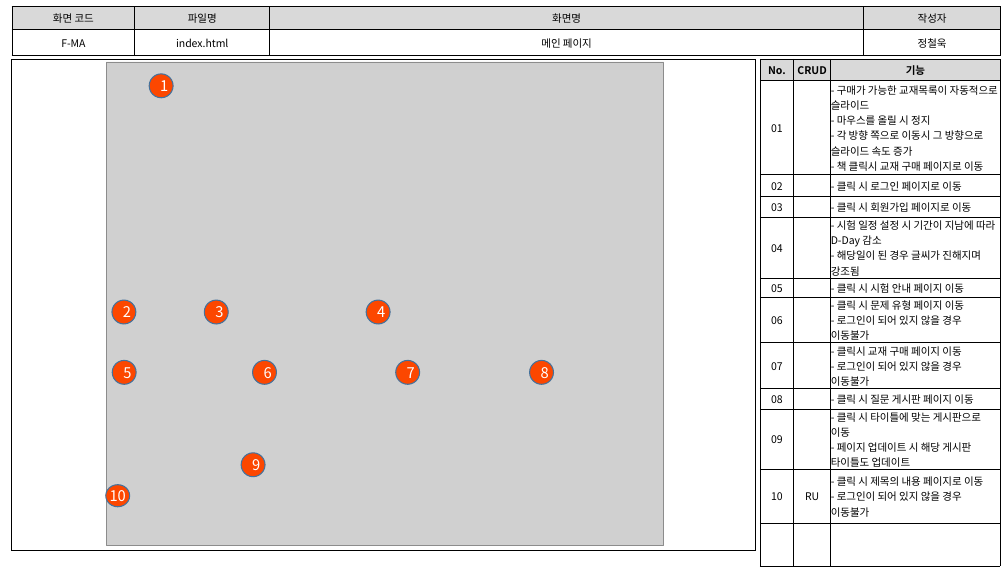
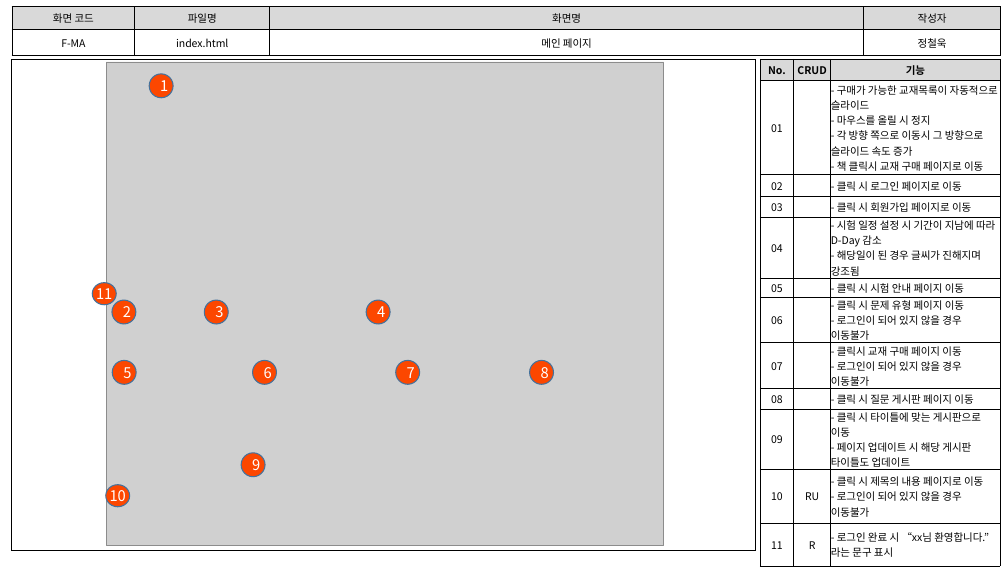
Before and after one commit to index506/cosmo6th_3thGroup, a slide deck: slide 1 of Text/02.화면설계도/3th_Project_화면 설계도(초안).pptx. Drawn at 1008x567 pixels with LibreOffice and Linux fonts; fonts in the diff are those of the drawing; grey boxes stand for pictures. Boxes give left, top, right and bottom in pixels: in the first picture for what was removed or moved away, otherwise in the second. Text is boxed around its words. In the diff, an @@ line names an element or a change of style, - is before the commit and + after.

```diff
--- a/Text/02.화면설계도/3th_Project_화면 설계도(초안).pptx
+++ b/Text/02.화면설계도/3th_Project_화면 설계도(초안).pptx
@@ table at box(761, 60, 1001, 561) @@
-row 12:  |  | 
+row 12: 11 | R | - 로그인 완료 시 “xx님 환영합니다.” 라는 문구 표시
@@ ellipse added at box(92, 283, 116, 305), fill #FC4700, outline #43739E 1 pt, 14 pt, text #FFFFFF @@
+11
```
Also in this commit, not shown: 7 other files.
